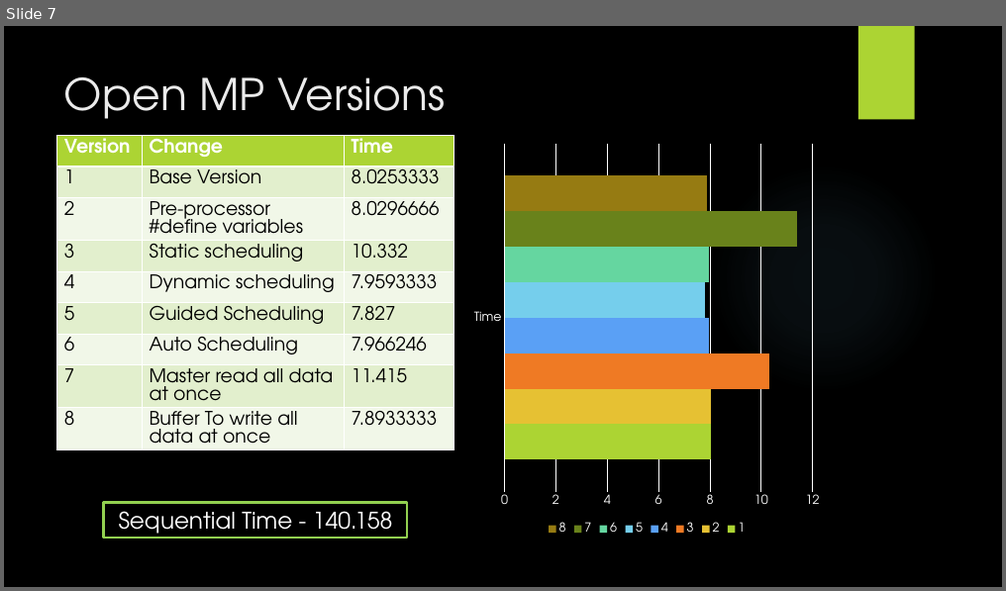
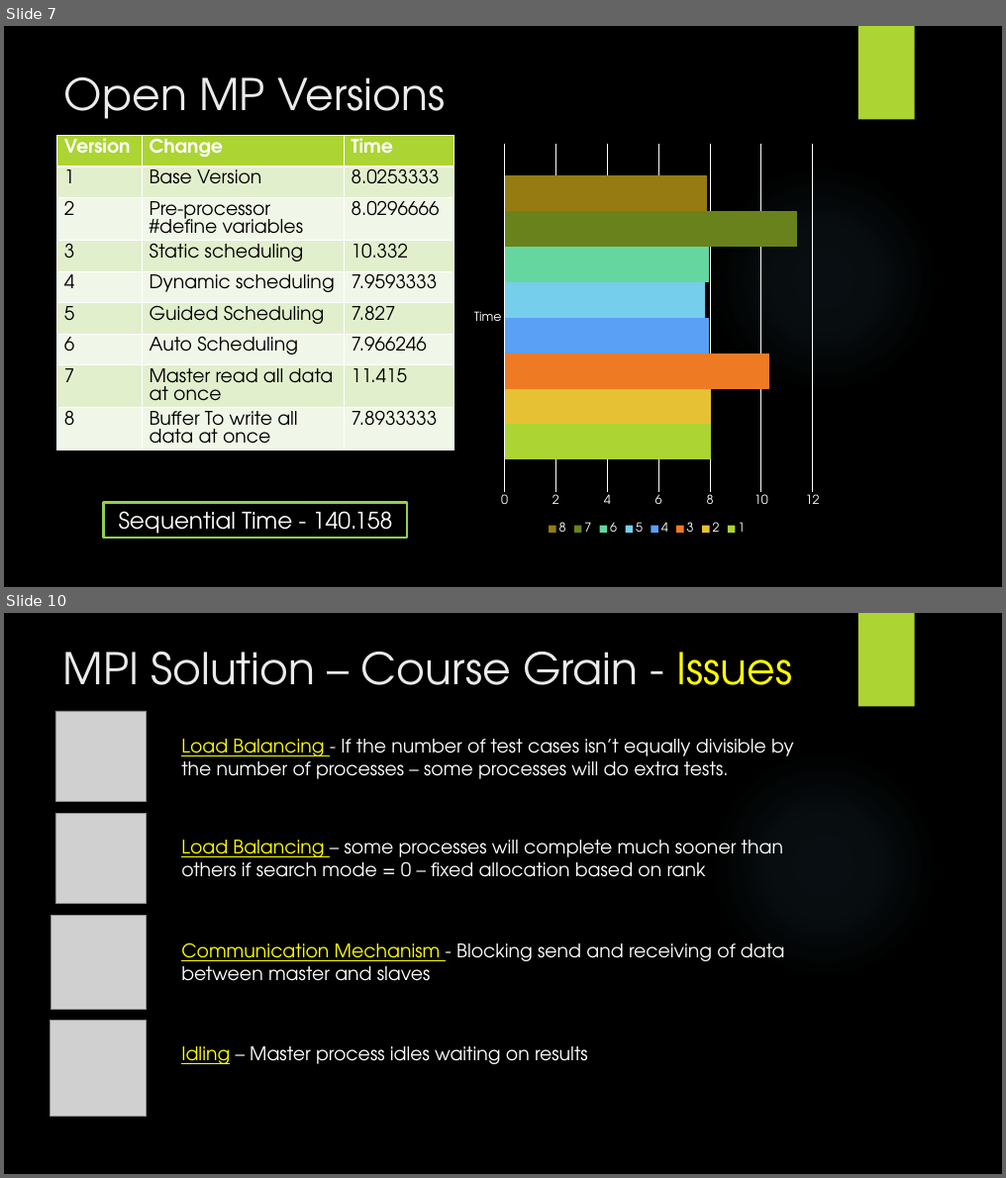
Before and after one commit to jordantoaster/Jordans-Repo, a slide deck: BestHPC/presentation.pptx. Shown one above the other, each under a label of ours: slide 7 before the commit, slides 7 and 10 after it; the slides between them are not shown. The pictures are 1006x591 and 1006x1178 pixels, drawn with LibreOffice and Linux fonts; fonts in the diff are those of the drawing; grey boxes stand for pictures; background and template pictures are left out. Boxes give left, top, right and bottom in pixels: in the first picture for what was removed or moved away, otherwise in the second. Text is boxed around its words. In the diff, an @@ line names an element or a change of style, - is before the commit and + after.

```diff
--- a/BestHPC/presentation.pptx
+++ b/BestHPC/presentation.pptx
@@ slide 10 added at <box>4,613,1002,1174</box>, background picture (left out); not listed: 2 template elements that a slide beside it also shows @@
@@ title added at <box>63,652,792,685</box>, 42 pt, text #EBEBEB @@
+MPI Solution – Course Grain - Issues
@@ picture added at <box>55,711,147,802</box> @@
@@ text added at <box>181,739,794,779</box>, 18 pt, text #FFFFFF @@
+Load Balancing - If the number of test cases isn’t equally divisible by the number of processes – some processes will do extra tests.
@@ picture added at <box>55,813,147,903</box> @@
@@ text added at <box>181,840,783,877</box>, 18 pt, text #FFFFFF @@
+Load Balancing – some processes will complete much sooner than others if search mode = 0 – fixed allocation based on rank
@@ picture added at <box>52,916,147,1011</box> @@
@@ text added at <box>181,943,785,981</box>, 18 pt, text #FFFFFF @@
+Communication Mechanism - Blocking send and receiving of data between master and slaves
@@ picture added at <box>51,1021,147,1117</box> @@
@@ text added at <box>181,1047,588,1064</box>, 18 pt, text #FFFFFF @@
+Idling – Master process idles waiting on results
```
Also in this commit, not shown: 2 slides changed, 8 other slides added, 3 slides removed, 2 other files.
